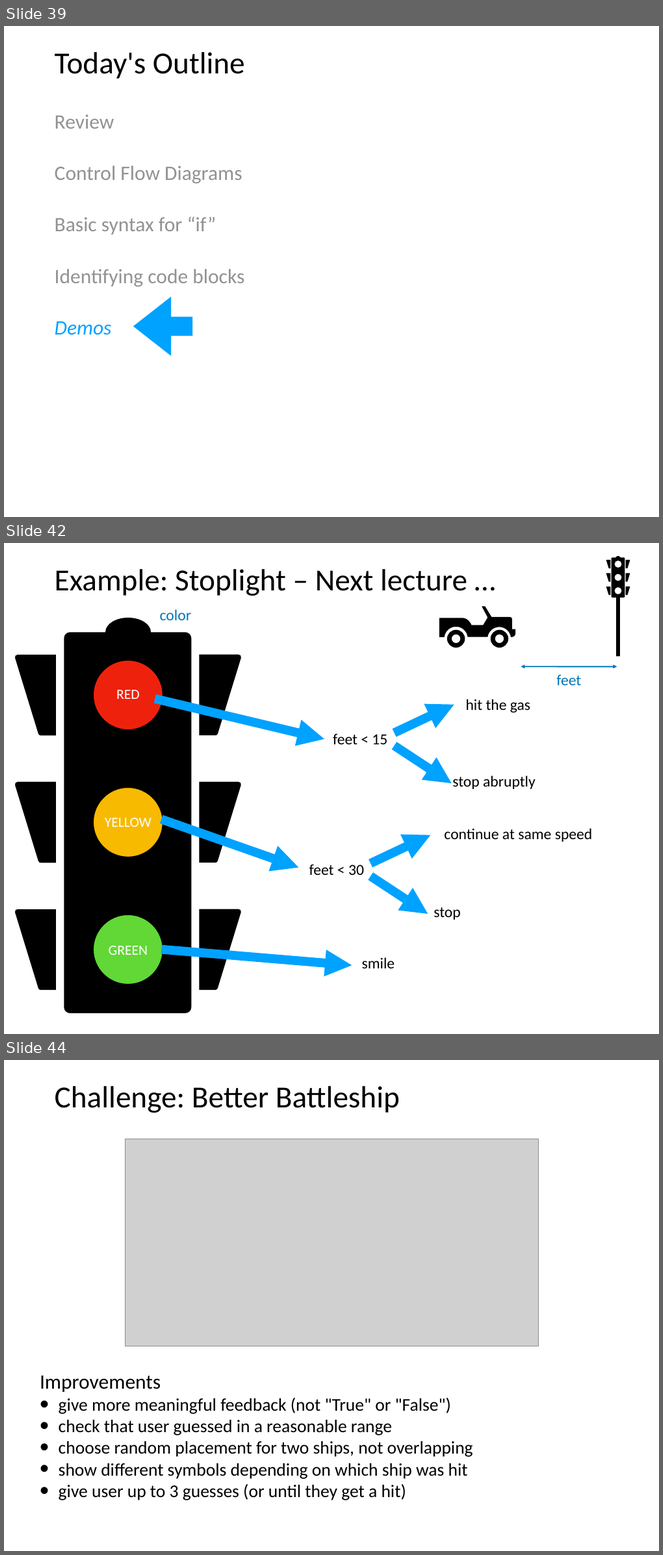
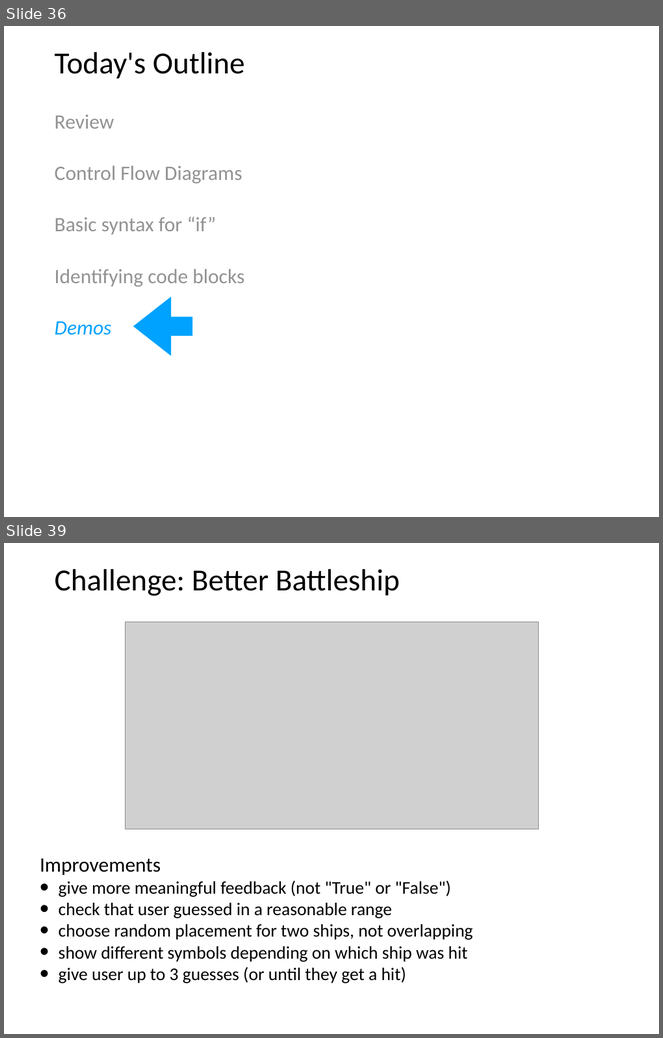
Before and after one commit to tylerharter/caraza-harter-com, a slide deck: tyler/meena/cs220/s22/materials/lecture_ppts/lec_08_S22.ppt. Shown one above the other, each under a label of ours: slides 39, 42 and 44 before the commit, slides 36 and 39 after it; the slides between them are not shown. The pictures are 663x1555 and 663x1038 pixels, drawn with LibreOffice and Linux fonts; fonts in the diff are those of the drawing; grey boxes stand for pictures. Boxes give left, top, right and bottom in pixels: in the first picture for what was removed or moved away, otherwise in the second. Text is boxed around its words. In the diff, an @@ line names an element or a change of style, - is before the commit and + after.

Commit message:
andys changes lec08 and lec09
moved nested conditionals and the stoplight example to lec09
added in lec08 example with classify_age
focus in lec08 on the date formatter example
wrote learning objectives for lec09

```diff
--- a/tyler/meena/cs220/s22/materials/lecture_ppts/lec_08_S22.ppt
+++ b/tyler/meena/cs220/s22/materials/lecture_ppts/lec_08_S22.ppt
@@ slide 42 removed at <box>4,543,659,1034</box>, background #FFFFFF @@
@@ freeform shape removed at <box>606,556,630,598</box> @@
@@ title removed at <box>55,569,467,596</box> @@
-Example: Stoplight – Next lecture …
@@ line removed from (618, 656) to (618, 598) @@
@@ freeform shape removed at <box>15,618,241,1014</box> @@
@@ text removed at <box>160,609,191,620</box> @@
-color
@@ freeform shape removed at <box>440,606,516,648</box> @@
@@ double arrow removed from (521, 667) to (617, 667) @@
@@ text removed at <box>556,674,581,685</box> @@
-feet
@@ text removed at <box>116,690,140,699</box> @@
-RED
@@ arrow removed from (155, 699) to (324, 739) @@
@@ arrow removed from (394, 733) to (454, 705) @@
@@ text removed at <box>466,699,530,713</box> @@
-hit the gas
@@ text removed at <box>333,733,388,745</box> @@
-feet < 15
@@ arrow removed from (394, 746) to (452, 783) @@
@@ text removed at <box>452,776,536,789</box> @@
-stop abruptly
@@ text removed at <box>105,818,152,827</box> @@
-YELLOW
@@ arrow removed from (161, 819) to (299, 868) @@
@@ arrow removed from (371, 863) to (430, 835) @@
@@ text removed at <box>444,828,593,842</box> @@
-continue at same speed
@@ text removed at <box>310,864,364,875</box> @@
-feet < 30
@@ arrow removed from (371, 876) to (428, 914) @@
@@ text removed at <box>434,908,461,920</box> @@
-stop
@@ text removed at <box>109,946,148,955</box> @@
-GREEN
@@ arrow removed from (161, 950) to (352, 965) @@
@@ text removed at <box>362,958,395,969</box> @@
-smile
@@ what was slide 39 is now slide 36 @@
@@ what was slide 44 is now slide 39 @@
```
Also in this commit, not shown: 3 slides changed, 5 other slides removed, 1 other file.
